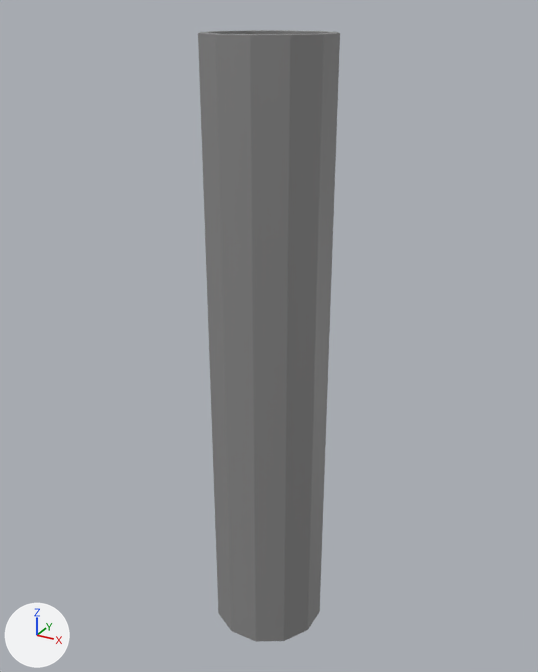
Renders of the glTF model public/media/meshes/decade_plinth.glb from each side of a commit.
Camera for both pictures: a 50 mm lens placed at (31.6, -57.5, 1.8), pointed at (-0.5, 1.0, -27.5). The axes (+X, +Y, +Z) are drawn at lower left. The lights are the same throughout. Vertices at the same position are counted once.

Objects in the first picture: 'plinth'.
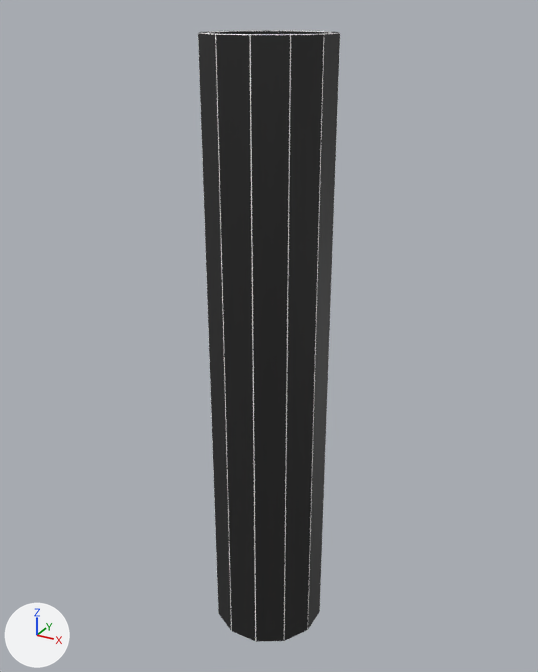
What differs and where, as boxes (x1, y1, x2, y2) in the pictures (538 x 672 px):
```json
{"object": "plinth", "change": "recoloured", "before": [198, 30, 340, 642], "after": [198, 30, 340, 642], "on screen": "grey to black"}
{"part": 1, "of": "me_plinth", "change": "cut back", "before": [198, 30, 340, 642], "after": [199, 30, 339, 35]}
```

Edits to the scene script, one JSON object a line:
```json
{"op": "set", "path": "mat_plinth.base_color", "old": "(0.261, 0.261, 0.261)", "new": "(0.0153, 0.0153, 0.0153)", "note": "grey #8c8c8c -> black #212121"}
{"op": "add", "block": "mat_bevel", "code": ["mat_bevel = principled_material('bevel')", "mat_bevel.base_color = (1.0, 1.0, 1.0)  # white #ffffff"]}
{"block": "me_plinth", "where": "# used by ob_plinth; location = (0.0, 0.0, -1.0)"}
{"op": "remove", "block": "me_plinth", "code": "me_plinth.from_pydata(...)  # 1560 vertices, 3116 faces; spans x -5.7..5.7, y -5.7..5.7, z -59.1..1.0"}
{"op": "add", "block": "me_plinth", "code": "me_plinth.from_pydata(...)  # 900 vertices, 1796 faces; spans x -5.7..5.7, y -5.7..5.7, z -59.1..1.0"}
{"block": "me_plinth", "change": "me_plinth part 1: 25 vertices moved within x -5.6..5.6, y -5.6..5.6, z -59.1..1.0; 660 vertices removed from x -5.7..5.7, y -5.7..5.7, z -59.1..1.0"}
{"op": "add", "block": "me_plinth", "code": "me_plinth.materials.append(mat_bevel)  # white #ffffff"}
```
